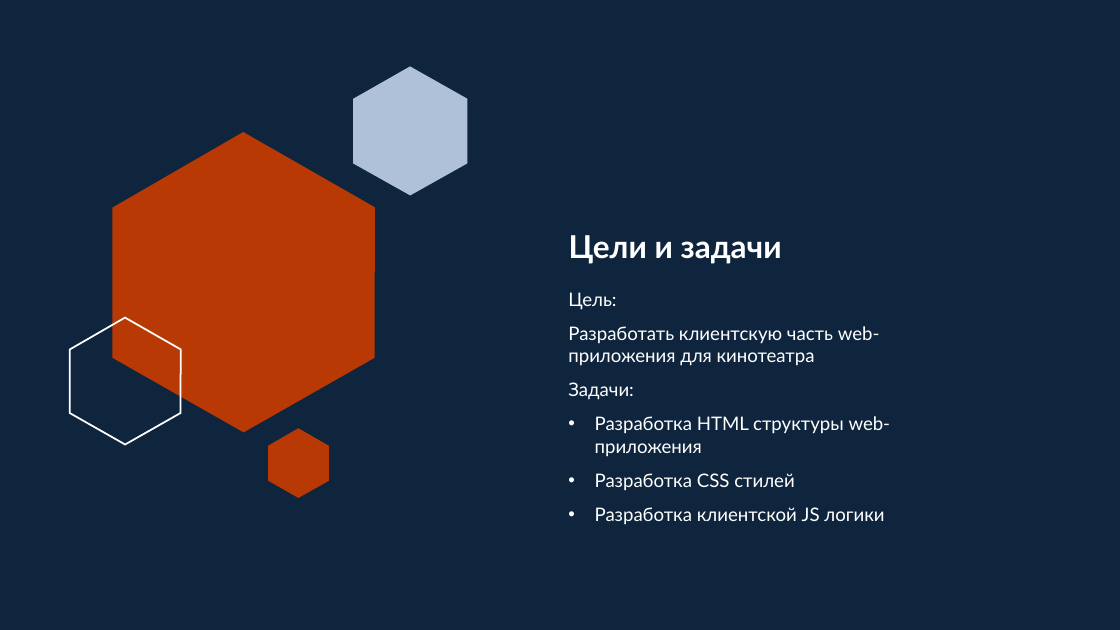
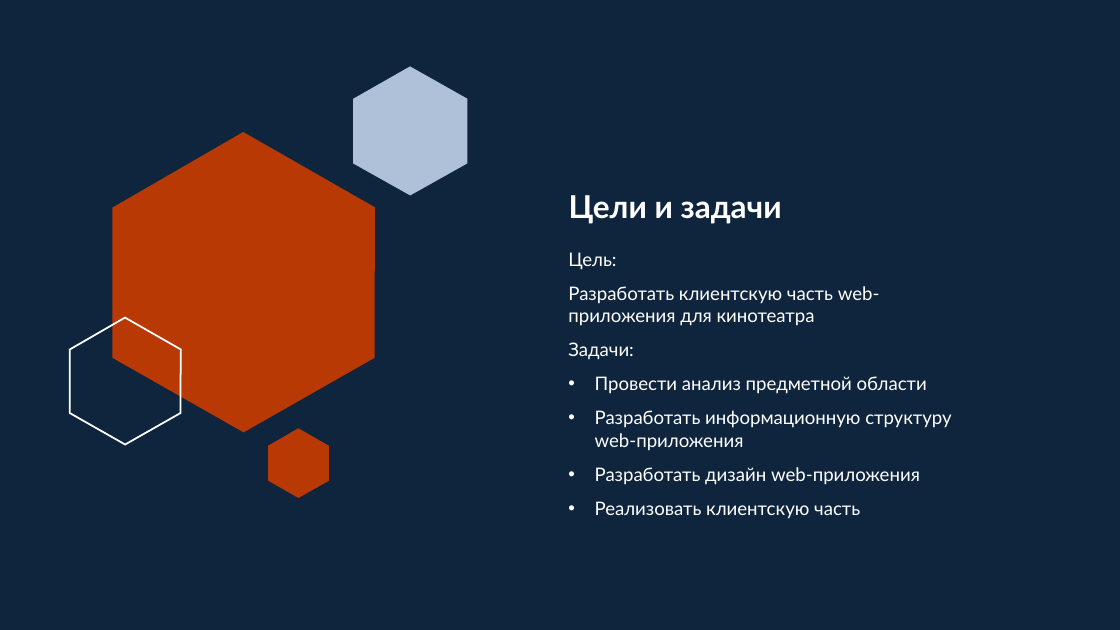
Before and after one commit to Faelorg/kp, a slide deck: slide 3 of КП0502.pptx. Drawn at 1120x630 pixels with LibreOffice and Linux fonts; fonts in the diff are those of the drawing. Boxes give left, top, right and bottom in pixels: in the first picture for what was removed or moved away, otherwise in the second. Text is boxed around its words. In the diff, an @@ line names an element or a change of style, - is before the commit and + after.

```diff
--- a/КП0502.pptx
+++ b/КП0502.pptx
@@ title "Цели и задачи" moved from (x1=569, y1=235, x2=782, y2=264) to (x1=569, y1=195, x2=782, y2=224) @@
@@ text "Цель:" moved from (x1=568, y1=292, x2=891, y2=525) to (x1=568, y1=252, x2=951, y2=519) @@
@@ text at (x1=595, y1=376, x2=951, y2=519): text changed @@
-• Разработка HTML структуры web-приложения
-• Разработка CSS стилей
-• Разработка клиентской JS логики
+• Провести анализ предметной области
+• Разработать информационную структуру web-приложения
+• Разработать дизайн web-приложения
+• Реализовать клиентскую часть
```
Also in this commit, not shown: 2 other slides changed, 1 other file.
